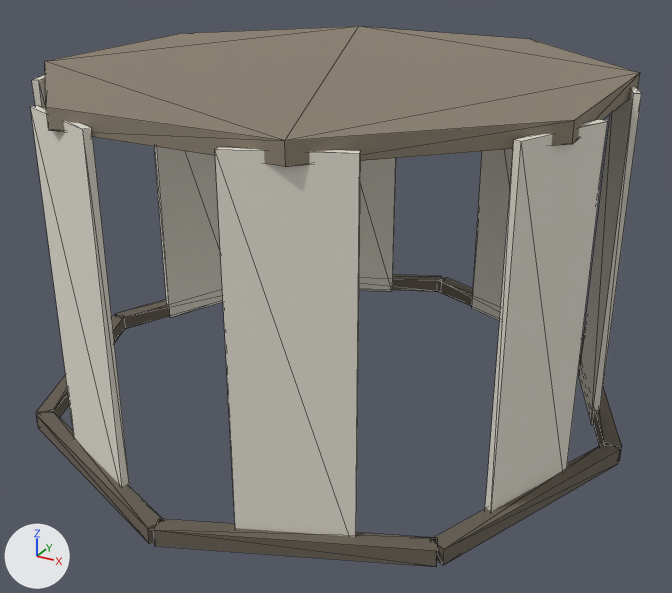
Two versions of the glTF model src/main/resources/watch/models/cosmetics/walker/moth_veil.glb, one commit apart.
Before and after are seen from a 50 mm lens placed at (0.437, -0.788, 1.747), pointed at (0.014, -0.019, 1.363). The lights are fixed; the arrows at lower left show +X, +Y and +Z. The older version comes first. Mesh edges are drawn as thin lines. Vertices at exactly the same position are counted once.

The first picture shows 'moth_veil_head'.
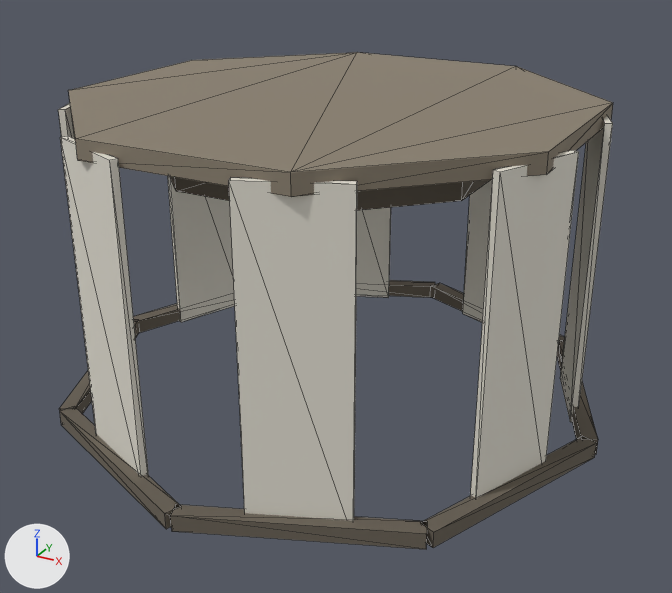
The change, as a list of edits to the scene's bpy script:
```text
Change me_moth_veil_head:
    remove me_moth_veil_head.from_pydata(...)  # 144 vertices, 220 faces; spans x -0.311..0.311, y -0.311..0.311, z 1.244..1.591
    add me_moth_veil_head.from_pydata(...)  # 160 vertices, 248 faces; spans x -0.289..0.289, y -0.289..0.289, z 1.244..1.563
    me_moth_veil_head part 1: a new loose piece, an 8-sided cylinder along z spanning x -0.244..0.244, y -0.244..0.244, z 1.545..1.563, in mat_moth_veil_trim (brown #8a8070)
    me_moth_veil_head part 2: a new loose piece, an 8-sided cylinder along z spanning x -0.163..0.163, y -0.163..0.163, z 1.502..1.554, in mat_moth_veil_trim_dark (brown #6b6357)
    me_moth_veil_head part 3: the loose piece of 8 vertices spanning x 0.058..0.153, y 0.231..0.276, z 1.244..1.582 is scaled about its middle by (2.15, 2.15, 0.0473), then moved by (-0.006, -0.014, -0.159), in mat_moth_veil_trim_dark (brown #6b6357)
    me_moth_veil_head part 4: the loose piece of 8 vertices spanning x 0.208..0.311, y -0.218..0.003, z 1.246..1.262 is turned 45 degrees about the z axis through its middle and scaled by 0.927, then moved by (-0.019, 0.207, 0.0)
    me_moth_veil_head part 5: the loose piece of 8 vertices spanning x 0.231..0.276, y -0.153..-0.058, z 1.244..1.582 is scaled about its middle by (2.15, 2.15, 0.0473), then moved by (-0.014, 0.006, -0.159), in mat_moth_veil_trim_dark (brown #6b6357)
    me_moth_veil_head part 6: the loose piece of 8 vertices spanning x -0.003..0.218, y 0.208..0.311, z 1.246..1.262 is turned -135 degrees about the z axis through its middle and scaled by 0.927, then moved by (-0.008, -0.5, 0.0)
    me_moth_veil_head part 7: the loose piece of 8 vertices spanning x -0.003..0.218, y -0.311..-0.208, z 1.246..1.262 is turned -45 degrees about the z axis through its middle and scaled by 0.927, then moved by (-0.207, 0.019, 0.0)
    me_moth_veil_head part 8: the loose piece of 8 vertices spanning x 0.231..0.276, y 0.058..0.153, z 1.244..1.582 is scaled about its middle by (0.926, 0.924, 0.917), then moved by (-0.019, -0.008, -0.014)
    me_moth_veil_head part 9: the loose piece of 8 vertices spanning x 0.058..0.153, y -0.276..-0.231, z 1.244..1.582 is scaled about its middle by (0.924, 0.926, 0.917), then moved by (-0.008, 0.019, -0.014)
    me_moth_veil_head part 10: the loose piece of 8 vertices spanning x -0.276..-0.231, y -0.153..-0.058, z 1.244..1.582 is scaled about its middle by (0.926, 0.924, 0.917), then moved by (0.019, 0.008, -0.014)
    me_moth_veil_head part 11: the loose piece of 8 vertices spanning x -0.311..-0.208, y -0.003..0.218, z 1.246..1.262 is scaled about its middle by (0.399, 0.398, 19.4), then moved by (0.025, -0.01, 0.145), in mat_moth_veil_main (light grey #e4e0d4)
    me_moth_veil_head part 12: the loose piece of 8 vertices spanning x -0.153..-0.058, y 0.231..0.276, z 1.244..1.582 is scaled about its middle by (0.924, 0.926, 0.917), then moved by (0.008, -0.019, -0.014)
    me_moth_veil_head part 13: the loose piece of 8 vertices spanning x -0.218..0.003, y 0.208..0.311, z 1.246..1.262 is rebuilt with 8 vertices and now spans x -0.202..0.003, y 0.192..0.289, z 1.246..1.262
    me_moth_veil_head part 14: the loose piece of 8 vertices spanning x -0.153..-0.058, y -0.276..-0.231, z 1.244..1.582 is rebuilt with 8 vertices and now spans x -0.141..-0.053, y -0.256..-0.214, z 1.244..1.554
    me_moth_veil_head part 15: the loose piece of 8 vertices spanning x -0.311..-0.208, y -0.218..0.003, z 1.246..1.262 is rebuilt with 8 vertices and now spans x -0.289..-0.192, y -0.202..0.003, z 1.246..1.262
    me_moth_veil_head part 16: the loose piece of 8 vertices spanning x -0.276..-0.231, y 0.058..0.153, z 1.244..1.582 is deleted
    me_moth_veil_head part 17: the loose piece of 8 vertices spanning x -0.218..0.003, y -0.311..-0.208, z 1.246..1.262 is deleted
    me_moth_veil_head part 18: the loose piece of 8 vertices spanning x 0.208..0.311, y -0.003..0.218, z 1.246..1.262 is deleted
    me_moth_veil_head part 19: 16 vertices removed from x -0.263..0.263, y -0.263..0.263, z 1.573..1.591; 16 vertices added at x 0.053..0.256, y -0.141..0.256, z 1.244..1.554
    me_moth_veil_head part 20: 8 vertices added at x -0.289..-0.192, y -0.003..0.202, z 1.246..1.262
```

What differs and where, as boxes (x1, y1, x2, y2) in the pictures (672 x 593 px; the box of a moved part takes in the faces that stretch with it):
'moth_veil_head', reshaped (9% narrower, 8% shorter)
    before: (30, 26, 642, 567)
    after: (58, 52, 613, 549)
part 1 of me_moth_veil_head, added (brown)
    after: (68, 52, 613, 197)
part 2 of me_moth_veil_head, added
    after: (169, 176, 490, 211)
part 3 of me_moth_veil_head, moved or reshaped
    before: (472, 149, 513, 321)
    after: (432, 283, 565, 342)
part 4 of me_moth_veil_head, moved or reshaped
    before: (430, 444, 620, 565)
    after: (557, 341, 598, 454)
part 5 of me_moth_veil_head, moved or reshaped
    before: (485, 119, 608, 511)
    after: (421, 436, 596, 548)
part 6 of me_moth_veil_head, moved or reshaped
    before: (438, 277, 584, 338)
    after: (171, 504, 427, 549)
part 7 of me_moth_veil_head, moved or reshaped
    before: (153, 519, 437, 567)
    after: (60, 408, 179, 529)
part 8 of me_moth_veil_head, moved or reshaped
    before: (579, 86, 642, 425)
    after: (560, 116, 613, 422)
part 9 of me_moth_veil_head, moved or reshaped
    before: (215, 147, 361, 537)
    after: (229, 177, 357, 520)
part 10 of me_moth_veil_head, moved or reshaped
    before: (32, 74, 46, 109)
    after: (58, 103, 75, 139)
part 11 of me_moth_veil_head, moved or reshaped
    before: (115, 299, 170, 329)
    after: (168, 176, 235, 322)
part 12 of me_moth_veil_head, moved or reshaped
    before: (359, 158, 396, 292)
    after: (356, 207, 391, 298)
part 13 of me_moth_veil_head, rebuilt (8% narrower)
    before: (392, 274, 442, 292)
    after: (389, 280, 435, 298)
part 14 of me_moth_veil_head, rebuilt (12% narrower, 11% shorter)
    before: (30, 106, 130, 487)
    after: (60, 136, 148, 476)
part 15 of me_moth_veil_head, rebuilt (10% narrower, 7% shorter)
    before: (36, 316, 125, 417)
    after: (59, 320, 139, 414)
part 16 of me_moth_veil_head, deleted
    before: (154, 146, 223, 317)
part 17 of me_moth_veil_head, deleted
    before: (36, 411, 163, 544)
part 18 of me_moth_veil_head, deleted
    before: (578, 338, 622, 460)
part 19 of me_moth_veil_head, moved or reshaped
    before: (45, 26, 640, 167)
    after: (463, 150, 579, 498)
part 20 of me_moth_veil_head, added
    after: (133, 304, 180, 333)
